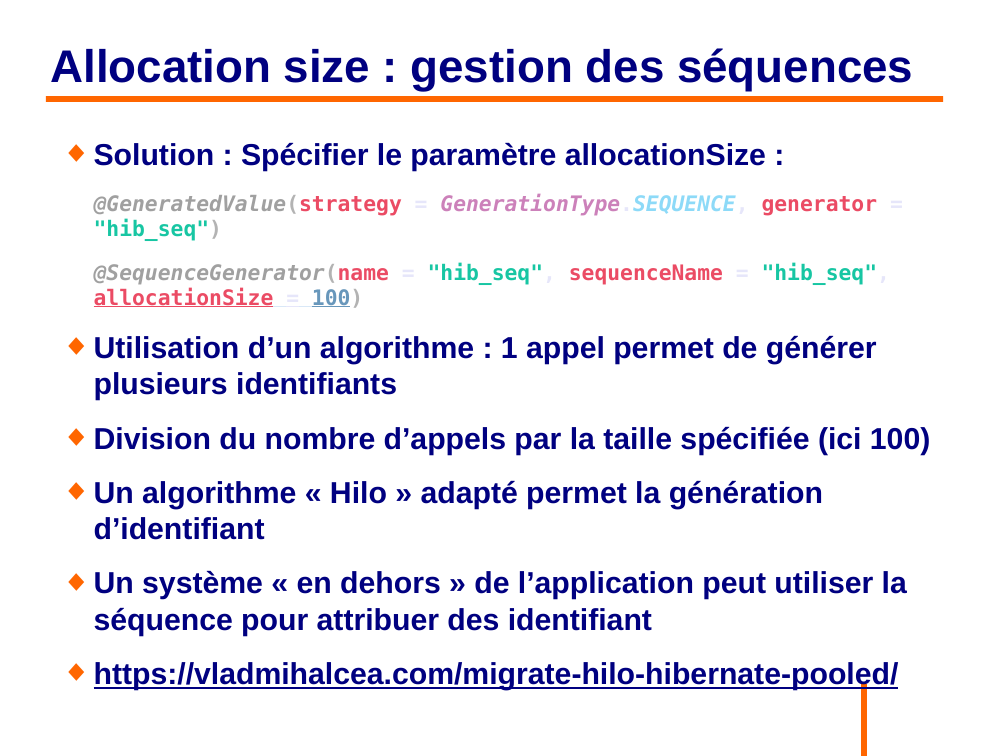
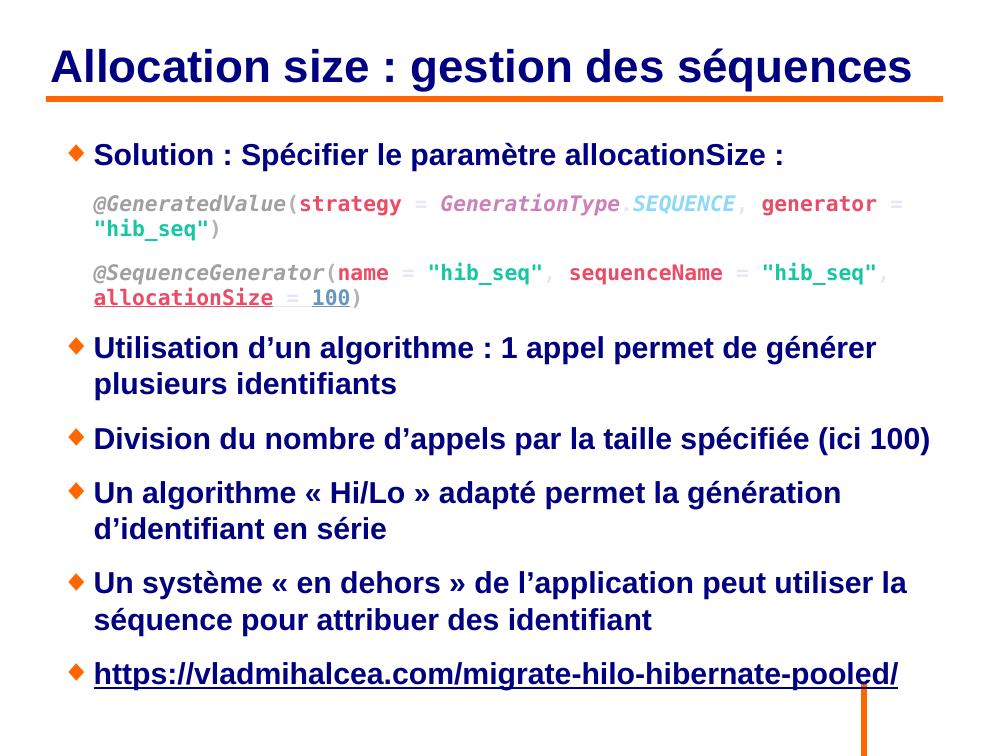
Before and after one commit to philphils/formation-hibernate-avancee, a slide deck: slide 25 of Documentation/diapo_formation_hibernate_avancee.odp. Drawn at 1008x756 pixels with LibreOffice and Linux fonts; fonts in the diff are those of the drawing; background and template pictures are left out. Boxes give left, top, right and bottom in pixels: in the first picture for what was removed or moved away, otherwise in the second. Text is boxed around its words. In the diff, an @@ line names an element or a change of style, - is before the commit and + after.

```diff
--- a/Documentation/diapo_formation_hibernate_avancee.odp
+++ b/Documentation/diapo_formation_hibernate_avancee.odp
@@ text at [94, 480, 841, 540]: text changed @@
-◆ Un algorithme « Hilo » adapté permet la génération d’identifiant
+◆ Un algorithme « Hi/Lo » adapté permet la génération d’identifiant en série
```
Also in this commit, not shown: 6 other slides changed.
